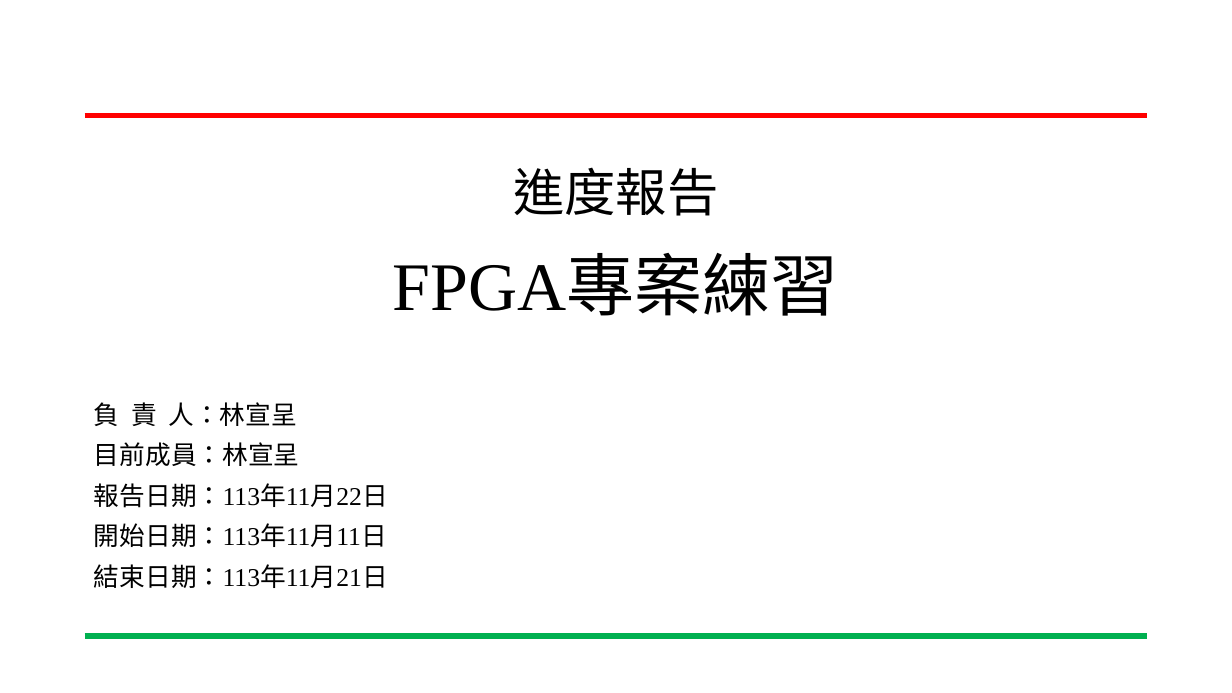
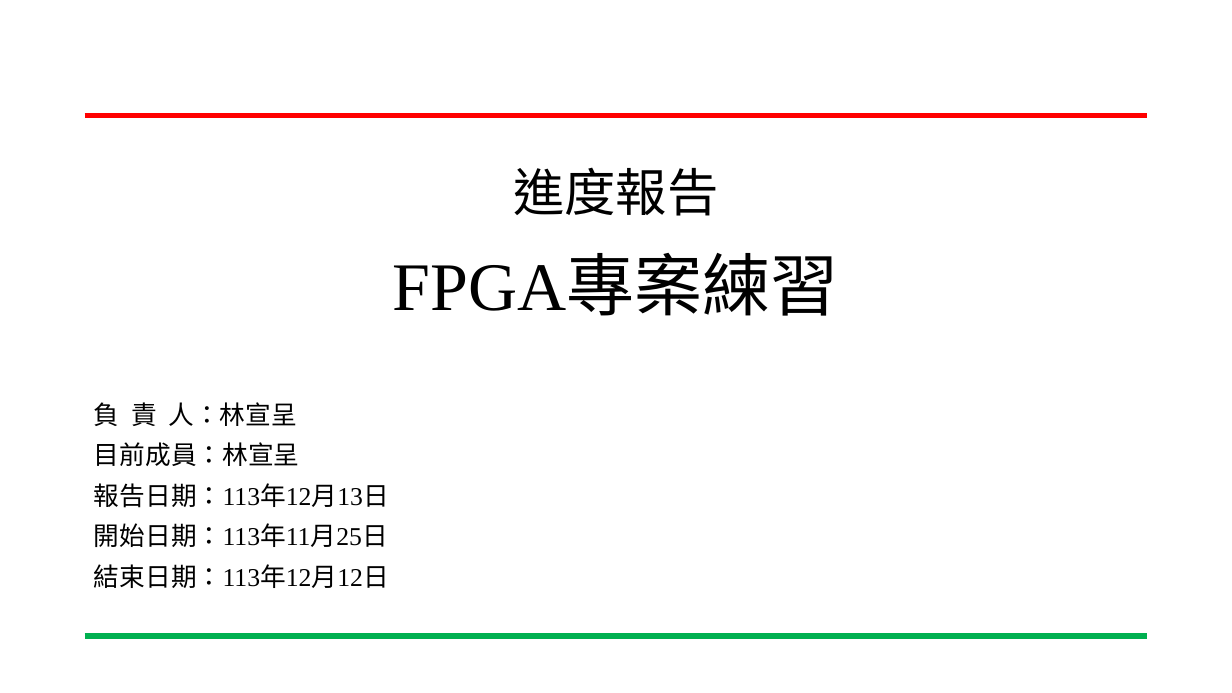
Before and after one commit to xuanaka/SoC_lab, a slide deck: slide 1 of 專案進度報告.pptx. Drawn at 1232x693 pixels with LibreOffice and Linux fonts; fonts in the diff are those of the drawing; background and template pictures are left out. Boxes give left, top, right and bottom in pixels: in the first picture for what was removed or moved away, otherwise in the second. Text is boxed around its words. In the diff, an @@ line names an element or a change of style, - is before the commit and + after.

Commit message:
專案進度報告
第三題

```diff
--- a/專案進度報告.pptx
+++ b/專案進度報告.pptx
@@ subtitle at [94,483,389,588]: text changed @@
-報告日期：113年11月22日
-開始日期：113年11月11日
-結束日期：113年11月21日
+報告日期：113年12月13日
+開始日期：113年11月25日
+結束日期：113年12月12日
```
Also in this commit, not shown: 12 other slides changed, 2 slides removed.
